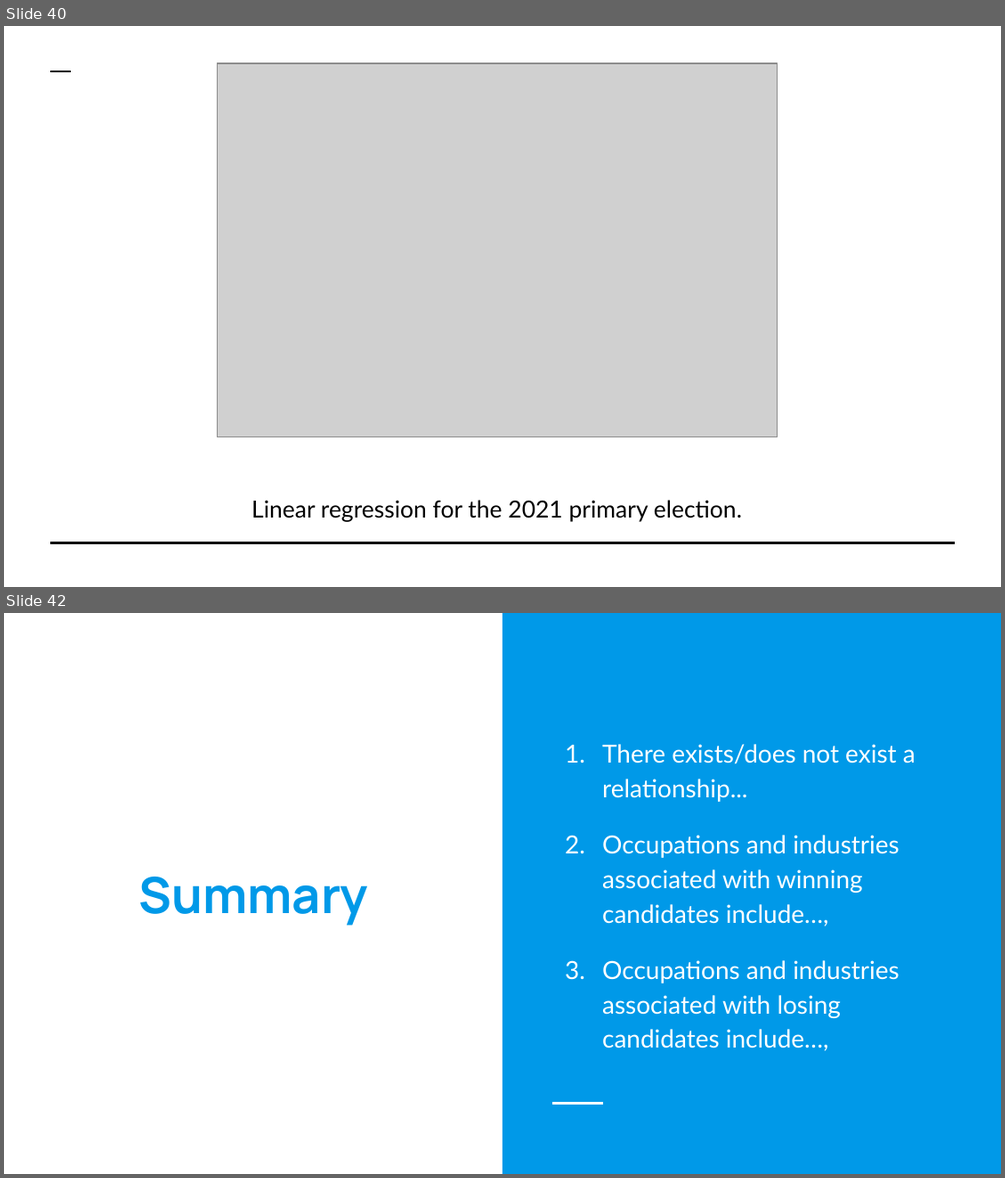
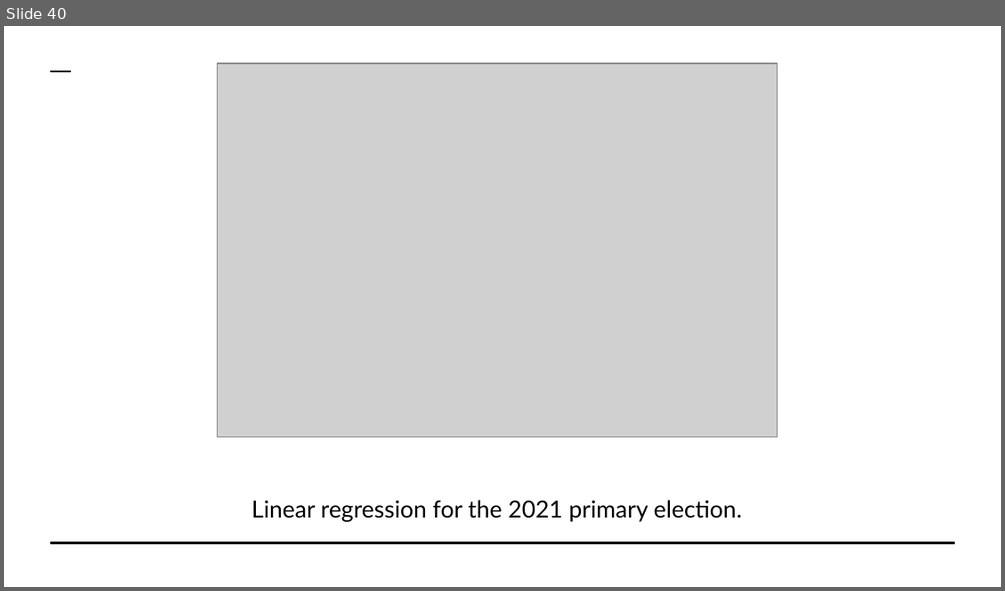
Before and after one commit to ssheggrud/Mod_20_Project, a slide deck: Presentation/Group5Presentation.pptx. Shown one above the other, each under a label of ours: slides 40 and 42 before the commit, slide 40 after it; the slides between them are not shown. The pictures are 1005x1178 and 1005x591 pixels, drawn with LibreOffice and Linux fonts; fonts in the diff are those of the drawing; grey boxes stand for pictures. Boxes give left, top, right and bottom in pixels: in the first picture for what was removed or moved away, otherwise in the second. Text is boxed around its words. In the diff, an @@ line names an element or a change of style, - is before the commit and + after.

```diff
--- a/Presentation/Group5Presentation.pptx
+++ b/Presentation/Group5Presentation.pptx
@@ slide 42 removed at (4,613,1001,1174), background #FFFFFF @@
@@ rectangle removed at (502,613,1001,1173) @@
@@ text removed at (602,744,915,1051) @@
-1. There exists/does not exist a relationship...
-2. Occupations and industries associated with winning candidates include…,
-3. Occupations and industries associated with losing candidates include…,
@@ title removed at (139,876,368,925) @@
-Summary
@@ line removed from (552, 1103) to (603, 1103) @@
```
Also in this commit, not shown: 1 other slide removed.
